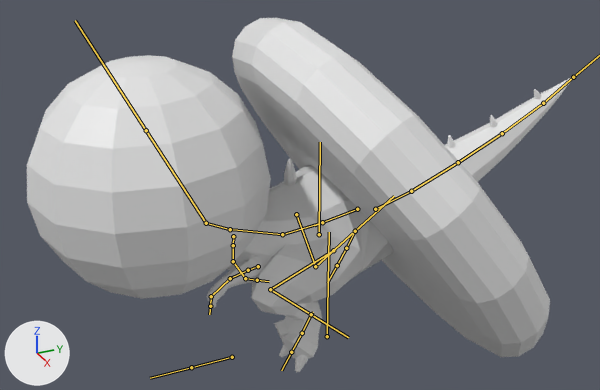
A saved change to the FBX model Assets/Models/Dino/Dino.fbx.
Rendered twice from a 50 mm camera at (2.262, -1.127, 1.714) aimed at (-0.049, -0.086, 0.558). Every picture has the same lights, and +X, +Y and +Z are marked at lower left. Both versions are drawn at frame 2 of the action 'DinoArmature|A.DinoSwimDown'; the numbers are the values there. The bones that bend it are drawn over the model as lines.

Objects in the first picture: 'BubbleHead', 'DinoBody', 'TailSpin'.
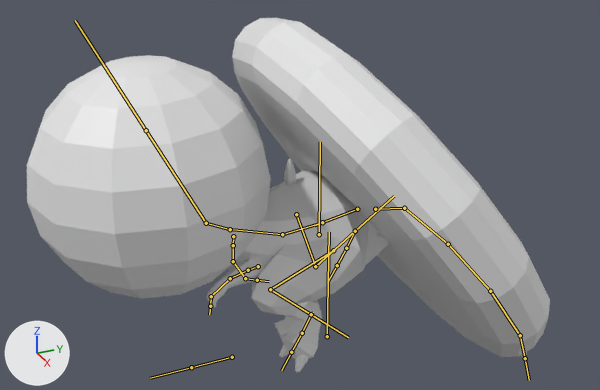
Edits to the bpy script that builds the scene:
```text
Change bone_tail_001:
    where bone_tail_001 = bpy.data.objects['DinoArmature'].pose.bones['tail.001']  # child of 'tail.root'
    bone_tail_001.rotation_quaternion: (1.0, 0.0, 0.0, 0.0) -> (0.578, -0.264, 0.576, -0.515)  # degrees (0, 0, 0) -> degrees (-78, 23, -102)
Change bone_tail_002:
    where bone_tail_002 = bpy.data.objects['DinoArmature'].pose.bones['tail.002']  # child of 'tail.001'
    bone_tail_002.rotation_quaternion: (1.0, 0.0, 0.0, 0.0) -> (0.952, -0.275, 0.052, -0.125)  # degrees (0, 0, 0) -> degrees (-32, 2, -15)
Change bone_tail_003:
    where bone_tail_003 = bpy.data.objects['DinoArmature'].pose.bones['tail.003']  # child of 'tail.002'
    bone_tail_003.rotation_quaternion: (1.0, 0.0, 0.0, 0.0) -> (0.975, -0.223, 0.0, 0.0)  # degrees (0, 0, 0) -> degrees (-26, 0, 0)
Change bone_tail_004:
    where bone_tail_004 = bpy.data.objects['DinoArmature'].pose.bones['tail.004']  # child of 'tail.003'
    bone_tail_004.rotation_quaternion: (1.0, 0.0, 0.0, 0.0) -> (0.971, -0.24, -0.011, 0.0)  # degrees (0, 0, 0) -> degrees (-28, -1, 0)
Change bone_tail_005:
    where bone_tail_005 = bpy.data.objects['DinoArmature'].pose.bones['tail.005']  # child of 'tail.004'
    bone_tail_005.rotation_quaternion: (1.0, 0.0, 0.0, 0.0) -> (0.969, -0.244, -0.033, 0.0)  # degrees (0, 0, 0) -> degrees (-28, -4, 1)
```

Location of each change, [x1, y1, x2, y2] in pixels of the pictures (600 x 390 px):
'DinoBody', posed: before [207, 77, 573, 372]; after [207, 159, 527, 372]
bone 'tail.001', root to tip: before (375, 209) to (411, 191); after (375, 209) to (404, 208)
bone 'tail.002', root to tip: before (411, 191) to (458, 162); after (404, 208) to (448, 244)
bone 'tail.003', root to tip: before (458, 162) to (502, 133); after (448, 244) to (490, 291)
bone 'tail.004', root to tip: before (502, 133) to (543, 103); after (490, 291) to (520, 335)
bone 'tail.005', root to tip: before (543, 103) to (573, 77); after (520, 335) to (525, 358)
